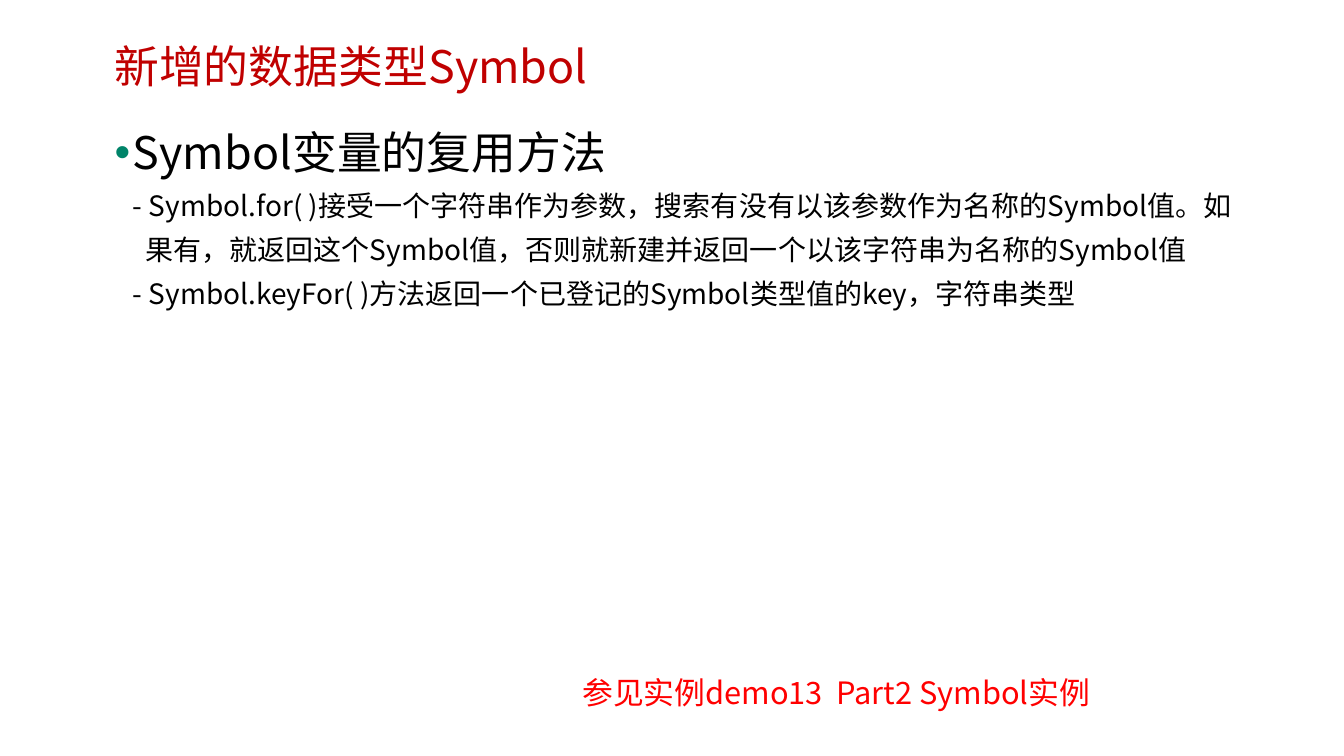
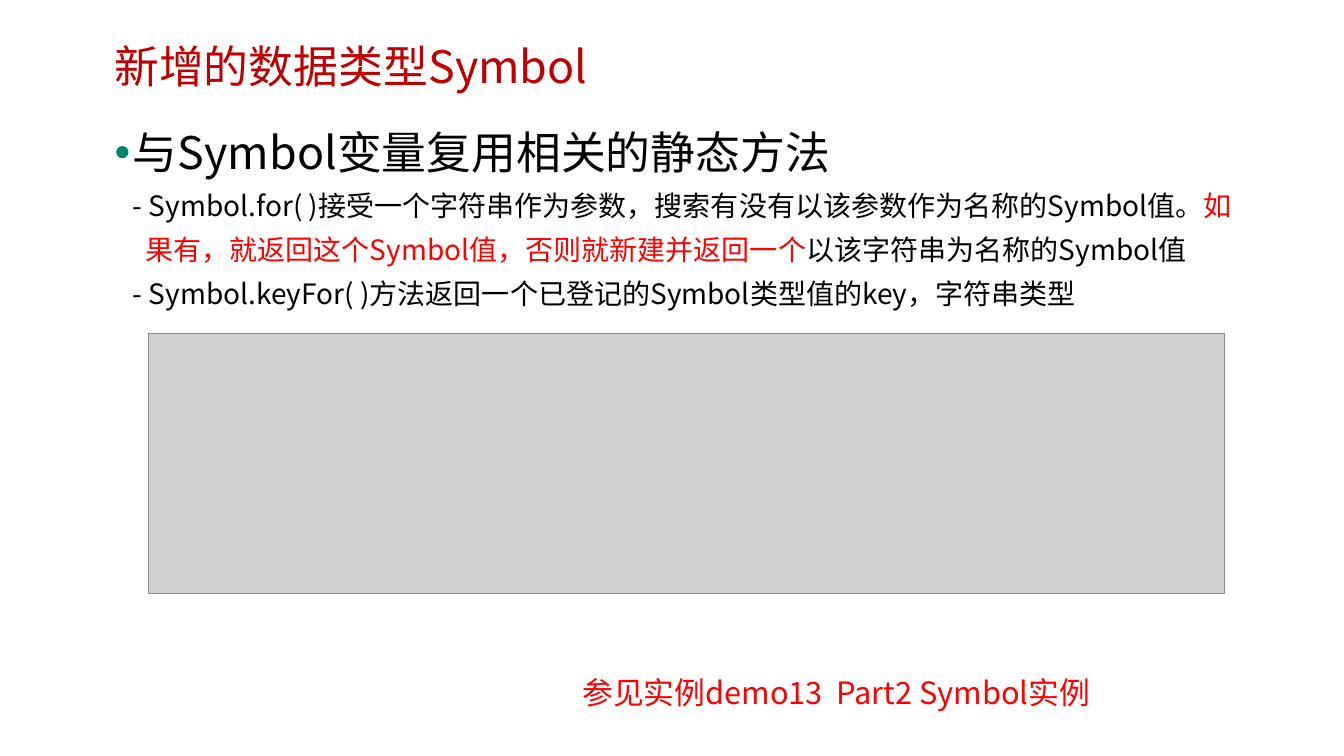
Before and after one commit to edu2act/course-javascript-advanced, a slide deck: slide 33 of 课程PPT/14.ECMAScript 6 二.pptx. Drawn at 1344x756 pixels with LibreOffice and Linux fonts; fonts in the diff are those of the drawing; grey boxes stand for pictures; background and template pictures are left out. Boxes give left, top, right and bottom in pixels: in the first picture for what was removed or moved away, otherwise in the second. Text is boxed around its words. In the diff, an @@ line names an element or a change of style, - is before the commit and + after.

```diff
--- a/课程PPT/14.ECMAScript 6 二.pptx
+++ b/课程PPT/14.ECMAScript 6 二.pptx
@@ text at [133, 131, 1232, 311]: text changed @@
-• Symbol变量的复用方法
-  - Symbol.for( )接受一个字符串作为参数，搜索有没有以该参数作为名称的Symbol值。如
-  果有，就返回这个Symbol值，否则就新建并返回一个以该字符串为名称的Symbol值
-  - Symbol.keyFor( )方法返回一个已登记的Symbol类型值的key，字符串类型
+• 与Symbol变量复用相关的静态方法
+  - Symbol.for( )接受一个字符串作为参数，搜索有没有以该参数作为名称的Symbol值。如
+  果有，就返回这个Symbol值，否则就新建并返回一个以该字符串为名称的Symbol值
+  - Symbol.keyFor( )方法返回一个已登记的Symbol类型值的key，字符串类型
@@ picture added at [148, 334, 1225, 594] @@
```
Also in this commit, not shown: 7 other slides changed, 1 slide removed, 26 other files.
